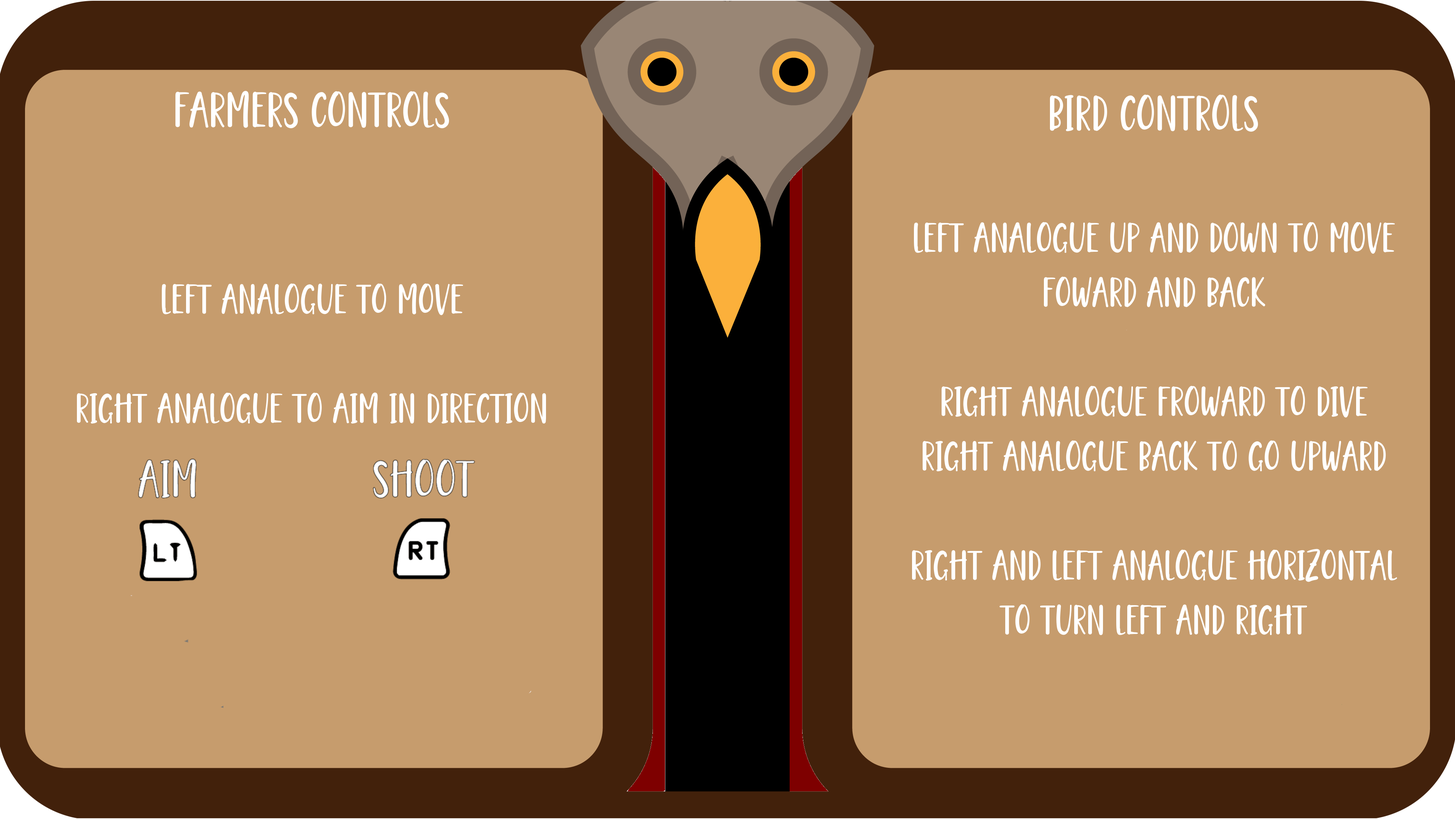
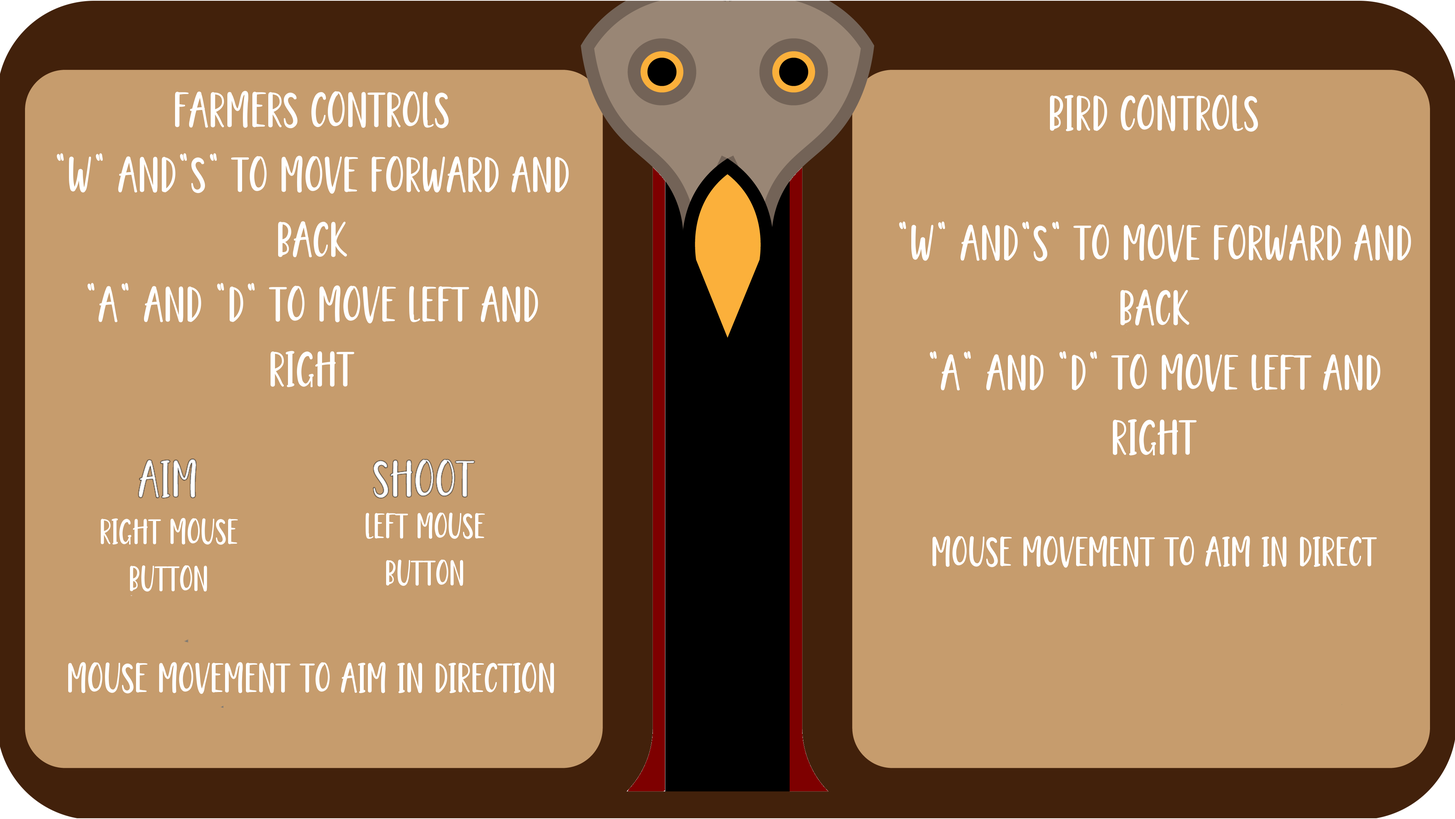
Two versions of the same layered image (1455x819). Layer-by-layer changes:
painted on "Bird controls ..." over left=899, top=221, right=1412, bottom=635
added layer "LEft mouse button" above "Right mouse button" over left=365, top=511, right=486, bottom=586
added layer "Right mouse button" above "Farmers controls ..." over left=100, top=517, right=239, bottom=592
painted on "Farmers controls ..." over left=56, top=90, right=569, bottom=694
painted on "Info.png" over left=138, top=517, right=452, bottom=582
